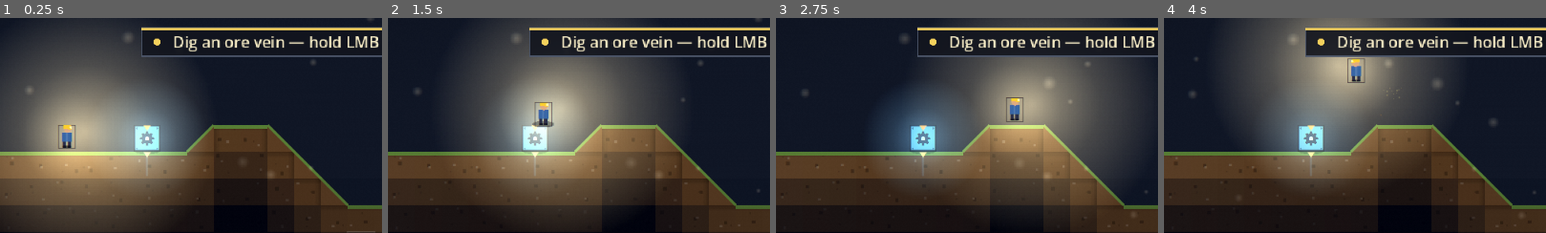
Above: before the commit, frames 1-4 (left to right).
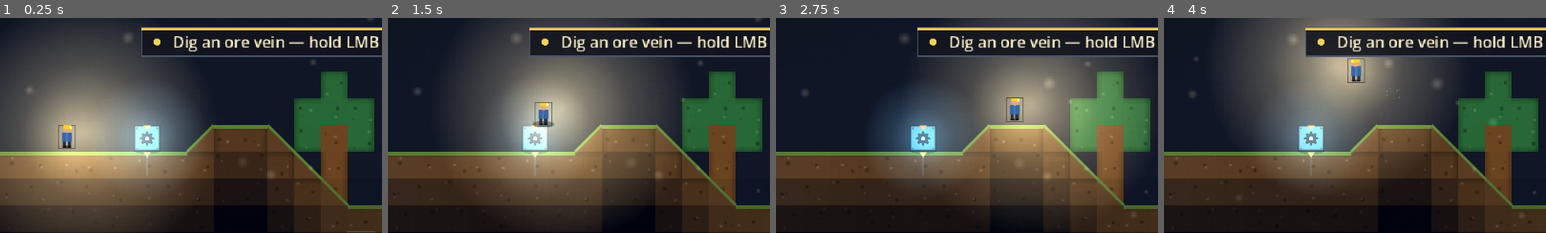
Above: after the commit, the same moments.

Repository: teohondascully/sinkforge
Game: Godot game, scene res://scenes/main.tscn
Same seed, same stepped clock (60 frames per second), same inputs: the game is played once before the commit and once after it.
Inputs (mouse positions are % of the whole screen's width and height, from its top left):
- Up to frame 1 (0.25 s): no input
- Up to frame 2 (1.5 s): tap Enter at 0.5 s; move the mouse to (72, 45) at 0.52 s; hold D (sf_right) 0.53-1.25 s; right-click (72, 45) at 0.6 s; click (72, 45) at 0.67 s; tap Space (sf_jump) at 0.77 s; drag from (30, 55) to (45, 70) at 1.27 s
- Up to frame 3 (2.75 s): tap Space (sf_jump) at 2 s; move the mouse to (60, 28) at 2.02 s; hold D (sf_right) from 2.03 s (still down); tap Mouse wheel down (sf_cycle_next) at 2.1 s
- Up to frame 4 (4 s): release D (sf_right) at 2.75 s; drag from (45, 70) to (20, 35) at 2.77 s; move the mouse to (80, 65) at 3.52 s; hold A (sf_left) from 3.53 s (still down); tap Q (sf_drop) at 3.6 s; tap Space (sf_jump) at 3.77 s
The pictures show only the part of the screen within x 4-54%, y 0-50%; the shares and areas given below are measured in that part.

The runs differ from the first frame. In frame 1, 7.3% of the frame differs, in the area x 77-98%, y 24-86%; in frame 2, 7.3%; in frame 3, 7.3%; in frame 4, 7.3%.

Commit message:
feat(world): wood + surface trees (the bazaar's gathering foundation)
First slice of the crafting/bazaar spine (docs/CRAFTING.md): the wood source.

- New wood + leaves MaterialDefs (registered in the renderer).
- LayeredWorldGen._plant_trees stamps sparse trees on the grass surface — a
 1-wide wood trunk under a 3-wide rounded leaves canopy — kept clear of the
 spawn/forge band so a tree never traps the player or buries the forge.
- Foliage is solid (collides) + mineable but EXCLUDED from the walkable
 silhouette: FactorySim.surface_row/ramp_dir skip it (via _is_foliage), so a
 tree never grass-caps its canopy nor ramps the avatar up its trunk — the same
 exclusion machines get. Chopping any tree cell flood-fells the whole tree
 (_fell_tree, bounded) and yields one wood per trunk cell into the pack.
- Tree tile sprites (tile_wood.png/tile_leaves.png) drop in for free via the
 existing tile_<id> renderer path.

Design call: the bazaar's deep half (crafter-module recipes) is gated on the
open progression spine, so I built the non-vision-gated foundation (wood
gathering + a wooded surface) now and flagged the gate for the boundary.

Verified: sim ALL PASS (+_test_trees_and_wood), play-tests 5/5, motion in
tolerance, capture shows a proper tree.

Diff:
--- a/scenes/visuals.gd
+++ b/scenes/visuals.gd
@@ -123,6 +123,8 @@
 		return Color(0.88, 0.52, 0.24)
 	if item == &"ingot":
 		return Color(0.97, 0.85, 0.42)
+	if item == &"wood":
+		return Color(0.55, 0.38, 0.22)
 	return Color.WHITE
 
 
@@ -144,4 +146,8 @@
 		return Color(0.34, 0.37, 0.44)
 	if material == &"ore":
 		return Color(0.62, 0.45, 0.26)
+	if material == &"wood":
+		return Color(0.45, 0.30, 0.17)        # woodchips
+	if material == &"leaves":
+		return Color(0.28, 0.44, 0.22)        # leaf flecks
 	return Color(0.40, 0.30, 0.20)            # earth (default)
--- a/scenes/world_renderer.gd
+++ b/scenes/world_renderer.gd
@@ -62,6 +62,8 @@
 		"res://src/data/materials/ore.tres",
 		"res://src/data/materials/stone.tres",
 		"res://src/data/materials/deepslate.tres",
+		"res://src/data/materials/wood.tres",
+		"res://src/data/materials/leaves.tres",
 		"res://src/data/materials/dirt_wall.tres",
 		"res://src/data/materials/stone_wall.tres",
 		"res://src/data/materials/deepslate_wall.tres",
--- a/src/core/factory_sim.gd
+++ b/src/core/factory_sim.gd
@@ -111,11 +111,20 @@
 ## these, so what you SEE is exactly what you WALK — no phantom invisible ramps, no un-ramped stone.
 
 ## Topmost solid terrain row in a column (the exposed surface), or GRID_ROWS if the column is all air.
+## FOLIAGE (trees: wood/leaves) is SKIPPED — it's solid for collision + mineable, but it is not walkable
+## ground, so it must not become the silhouette (else a tree would draw a grass cap on its canopy and the
+## avatar would try to ramp up the trunk). Same exclusion machines get: present, but not the terrain top.
 func surface_row(col: int) -> int:
 	for row: int in range(0, GRID_ROWS):
-		if solid.has(Vector2i(col, row)):
+		var cell := Vector2i(col, row)
+		if solid.has(cell) and not _is_foliage(solid[cell]):
 			return row
 	return GRID_ROWS
+
+
+## Tree materials — solid + mineable, but excluded from the walkable surface silhouette (see surface_row).
+func _is_foliage(material: StringName) -> bool:
+	return material == &"wood" or material == &"leaves"
 
 
 ## Slope of the exposed surface at a column: +1 rising to the right, -1 rising to the left, 0 flat.
@@ -194,8 +203,39 @@
 		if _drain_deposit(cell):
 			solid.erase(cell)
 		return material
+	if _is_foliage(material):
+		# Chop a tree: one hit FELLS the whole tree (no floating canopy), yielding 1 wood per trunk cell.
+		var got: int = _fell_tree(cell)
+		if got > 0:
+			inventory[&"wood"] = int(inventory.get(&"wood", 0)) + got
+			total_produced[&"wood"] = int(total_produced.get(&"wood", 0)) + got
+		return material
 	solid.erase(cell)
 	return material
+
+
+## Fell the tree containing `cell`: flood-fill the connected foliage (trunk + the 3-wide canopy), clear
+## it all, and return how many WOOD cells it held (leaves yield nothing). The fill stops at the ground
+## (earth isn't foliage) so it never eats terrain, and is capped so a pathological foliage mass can't run
+## away. Cleared cells become open air again (a tree has no wall behind it).
+const _FELL_CAP: int = 64
+func _fell_tree(cell: Vector2i) -> int:
+	var wood: int = 0
+	var seen: Dictionary = {}
+	var stack: Array[Vector2i] = [cell]
+	while not stack.is_empty() and seen.size() < _FELL_CAP:
+		var c: Vector2i = stack.pop_back()
+		if seen.has(c) or not _is_foliage(solid.get(c, &"")):
+			continue
+		seen[c] = true
+		if solid[c] == &"wood":
+			wood += 1
+		solid.erase(c)
+		stack.append(c + Vector2i(1, 0))
+		stack.append(c + Vector2i(-1, 0))
+		stack.append(c + Vector2i(0, 1))
+		stack.append(c + Vector2i(0, -1))
+	return wood
 
 
 ## Take one unit from `cell`'s deposit pool (default 1 if untracked). Returns true when the pool is now
--- a/src/core/layered_world_gen.gd
+++ b/src/core/layered_world_gen.gd
@@ -49,6 +49,12 @@
 ## so descending crosses distinct material zones (the "deeper = different place" read).
 const DEEPSLATE_ROW: int = 26
 
+# --- surface trees (wood source — the bazaar's gathering foundation, docs/CRAFTING.md) ---
+## A tree is planted in an eligible column this often; min columns between trunks (spacing so the
+## 3-wide canopies mostly read as separate trees). Sparse — the surface reads as wooded, not a wall.
+const TREE_CHANCE: float = 0.20
+const TREE_GAP: int = 3
+
 
 func generate(cols: int, rows: int, seed: int) -> WorldData:
 	# Start from the heightmap base (surface + earth/stone blocks + matching walls), then enrich.
@@ -59,6 +65,7 @@
 	_carve_caves(world, seed)
 	_carve_tunnels(world, rng)
 	_scatter_veins(world, rng)
+	_plant_trees(world, rng)
 	return world
 
 
@@ -165,3 +172,41 @@
 		cell += dir
 		if not world.in_bounds(cell):
 			break
+
+
+## Plant sparse trees on the grass surface — the source of WOOD (the bazaar's gathering foundation,
+## docs/CRAFTING.md). A tree is a 1-wide trunk of &"wood" under a 3-wide rounded &"leaves" canopy,
+## stamped in the AIR above a column's ground cell. The spawn/forge band (cols ≤ FLAT_COLS) is left clear
+## so a tree never traps the player or buries the forge. Foliage is solid + choppable but excluded from
+## the walkable silhouette (FactorySim.surface_row), so trees don't ramp; chopping one fells it (→wood).
+func _plant_trees(world: WorldData, rng: RandomNumberGenerator) -> void:
+	var last: int = -99
+	for col: int in range(FLAT_COLS + 1, world.cols):
+		if col - last < TREE_GAP or rng.randf() > TREE_CHANCE:
+			continue
+		var ground: int = _surface_row(col)
+		if not world.blocks.has(Vector2i(col, ground)):
+			continue                                   # column has no solid surface here (cave mouth) — skip
+		var trunk: int = rng.randi_range(2, 3)
+		if ground - trunk - 2 < 0:
+			continue                                   # not enough sky above for trunk + canopy
+		var blocked: bool = false
+		for h: int in range(1, trunk + 1):
+			if world.blocks.has(Vector2i(col, ground - h)):
+				blocked = true                         # a hill cell already occupies the trunk space — skip
+				break
+		if blocked:
+			continue
+		for h: int in range(1, trunk + 1):
+			world.blocks[Vector2i(col, ground - h)] = &"wood"
+		# Rounded canopy: a 3-wide band beside/above the trunk top, with a single leaf crowning it.
+		var ttr: int = ground - trunk                  # row of the topmost trunk cell
+		var canopy: Array[Vector2i] = [
+			Vector2i(col, ttr - 1), Vector2i(col, ttr - 2),
+			Vector2i(col - 1, ttr - 1), Vector2i(col + 1, ttr - 1),
+			Vector2i(col - 1, ttr), Vector2i(col + 1, ttr),
+		]
+		for leaf: Vector2i in canopy:
+			if leaf.y >= 0 and leaf.x >= 0 and leaf.x < world.cols and not world.blocks.has(leaf):
+				world.blocks[leaf] = &"leaves"
+		last = col
--- /dev/null
+++ b/src/data/materials/leaves.tres
@@ -0,0 +1,14 @@
+[gd_resource type="Resource" script_class="MaterialDef" load_steps=2 format=3]
+
+[ext_resource type="Script" path="res://src/data/material_def.gd" id="1_mat"]
+
+[resource]
+script = ExtResource("1_mat")
+id = &"leaves"
+display_name = "Leaves"
+layer = &"block"
+base_color = Color(0.18, 0.40, 0.23, 1)
+grain = true
+cap_color = Color(0, 0, 0, 0)
+nugget_color = Color(0, 0, 0, 0)
+depth_darken = 0.0
--- /dev/null
+++ b/src/data/materials/wood.tres
@@ -0,0 +1,14 @@
+[gd_resource type="Resource" script_class="MaterialDef" load_steps=2 format=3]
+
+[ext_resource type="Script" path="res://src/data/material_def.gd" id="1_mat"]
+
+[resource]
+script = ExtResource("1_mat")
+id = &"wood"
+display_name = "Wood"
+layer = &"block"
+base_color = Color(0.42, 0.28, 0.16, 1)
+grain = true
+cap_color = Color(0, 0, 0, 0)
+nugget_color = Color(0, 0, 0, 0)
+depth_darken = 0.0
--- a/tests/run_tests.gd
+++ b/tests/run_tests.gd
@@ -28,6 +28,7 @@
 	_test_layered_worldgen()
 	_test_lift()
 	_test_finite_deposit_and_drill()
+	_test_trees_and_wood()
 	if _failures == 0:
 		print("ALL PASS")
 		quit(0)
@@ -506,3 +507,36 @@
 	for _i: int in 40:
 		s2.tick()
 	_check(int(s2.total_produced.get(&"ore", 0)) == before, "an exhausted drill stops producing (extraction is finite)")
+
+
+## Surface trees + wood (the bazaar's gathering foundation, docs/CRAFTING.md). The generator stamps
+## trees on the grass; foliage is solid + mineable but NOT walkable surface; chopping any tree cell fells
+## the whole 1-wide tree and yields one wood per trunk cell, conserved.
+func _test_trees_and_wood() -> void:
+	print("- trees + wood")
+	# Generation stamps real trees on the surface.
+	var gen := LayeredWorldGen.new()
+	var world: WorldData = gen.generate(72, 40, 1337)
+	var wood_cells: int = 0
+	var leaf_cells: int = 0
+	for cell: Vector2i in world.blocks:
+		if world.blocks[cell] == &"wood":
+			wood_cells += 1
+		elif world.blocks[cell] == &"leaves":
+			leaf_cells += 1
+	_check(wood_cells > 0 and leaf_cells > 0, "worldgen planted trees (wood=%d, leaves=%d)" % [wood_cells, leaf_cells])
+
+	# A hand-built tree: 2 wood trunk + 1 leaf crown on a grass column.
+	var sim: FactorySim = FactorySim.new()
+	sim.set_solid(Vector2i(5, 5), &"earth")            # ground
+	sim.set_solid(Vector2i(5, 4), &"wood")
+	sim.set_solid(Vector2i(5, 3), &"wood")
+	sim.set_solid(Vector2i(5, 2), &"leaves")
+	_check(sim.surface_row(5) == 5, "foliage is NOT the walkable surface — the ground row is (trees don't ramp)")
+	_check(sim.is_solid(Vector2i(5, 3)), "a trunk cell is solid (you collide with / can chop it)")
+	# Chop any cell → the whole tree falls, yielding one wood per trunk cell.
+	_check(sim.mine(Vector2i(5, 4)) == &"wood", "chopping a trunk cell returns wood material")
+	_check(int(sim.inventory.get(&"wood", 0)) == 2, "felling the tree yielded both trunk cells as wood")
+	_check(not sim.is_solid(Vector2i(5, 3)) and not sim.is_solid(Vector2i(5, 2)), "the whole tree is gone (no floating canopy)")
+	_check(sim.is_solid(Vector2i(5, 5)), "the ground under the tree survives")
+	_check(_items_present(sim, &"wood") == int(sim.total_produced.get(&"wood", 0)), "wood conserved")
